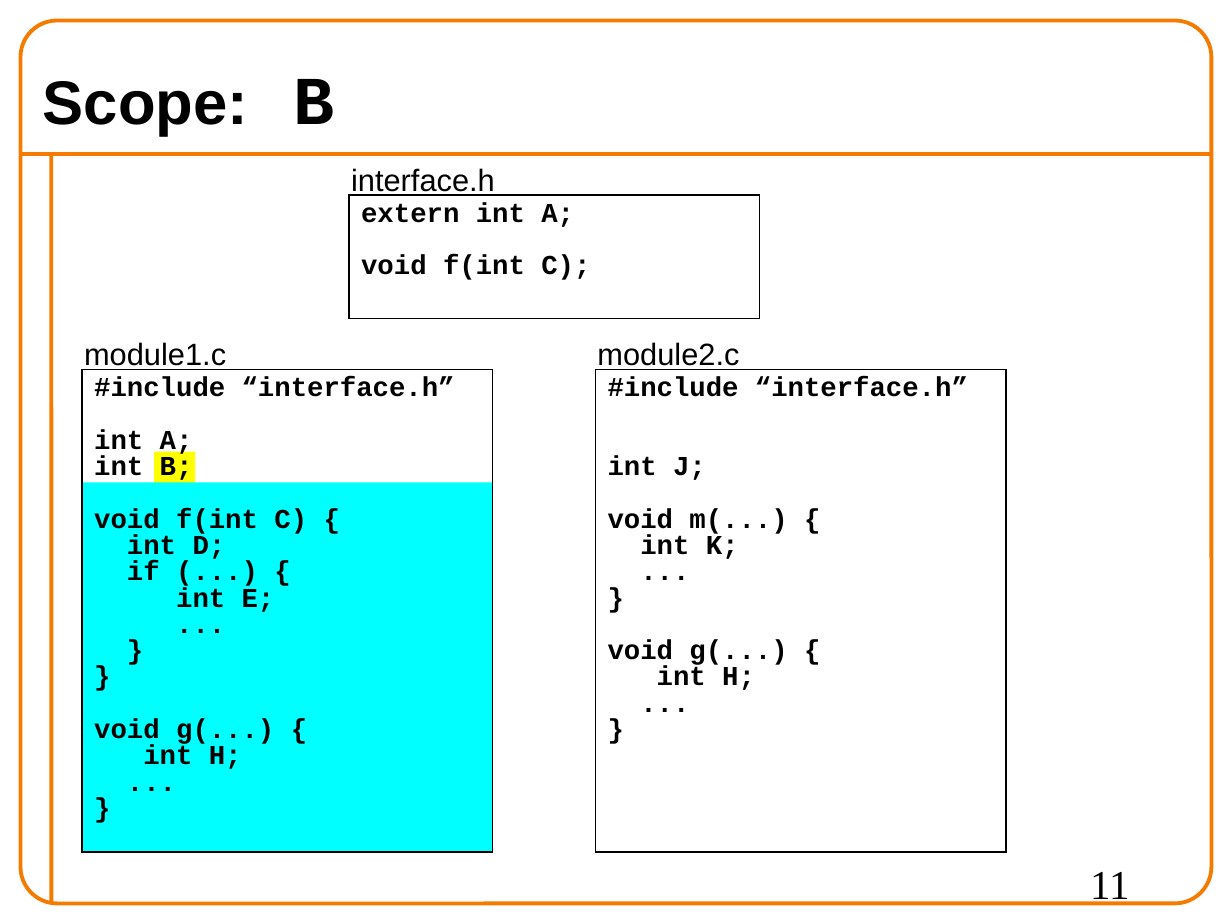
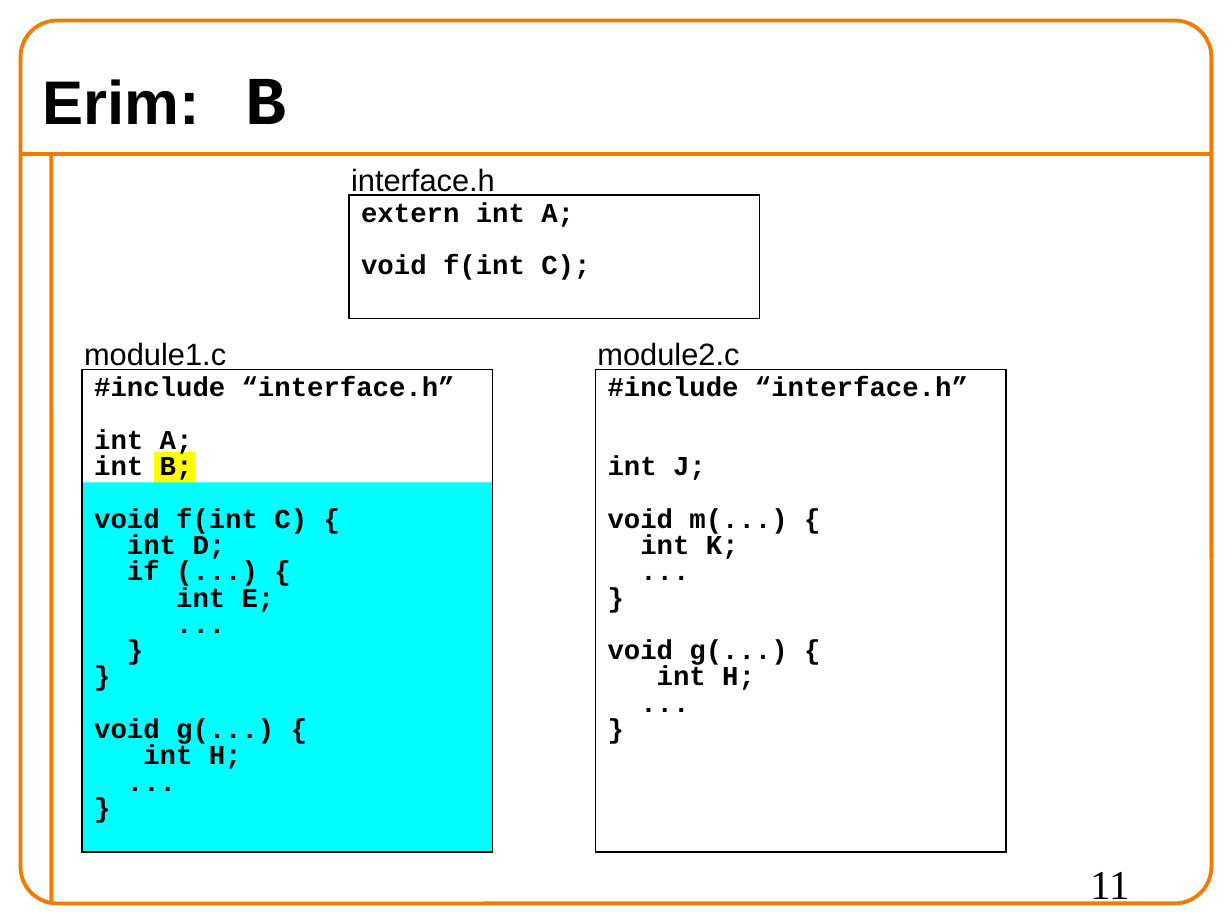
Before and after one commit to 19ceng/ceng201pro, a slide deck: slide 11 of 05test.odp. Drawn at 1232x924 pixels with LibreOffice and Linux fonts; fonts in the diff are those of the drawing; background and template pictures are left out. Boxes give left, top, right and bottom in pixels: in the first picture for what was removed or moved away, otherwise in the second. Text is boxed around its words. In the diff, an @@ line names an element or a change of style, - is before the commit and + after.

```diff
--- a/05test.odp
+++ b/05test.odp
@@ title at box(43, 79, 287, 124): text changed @@
-Scope: B
+Erim: B
```
Also in this commit, not shown: 11 other slides changed, 9 slides added, 9 slides removed, 1 other file.
